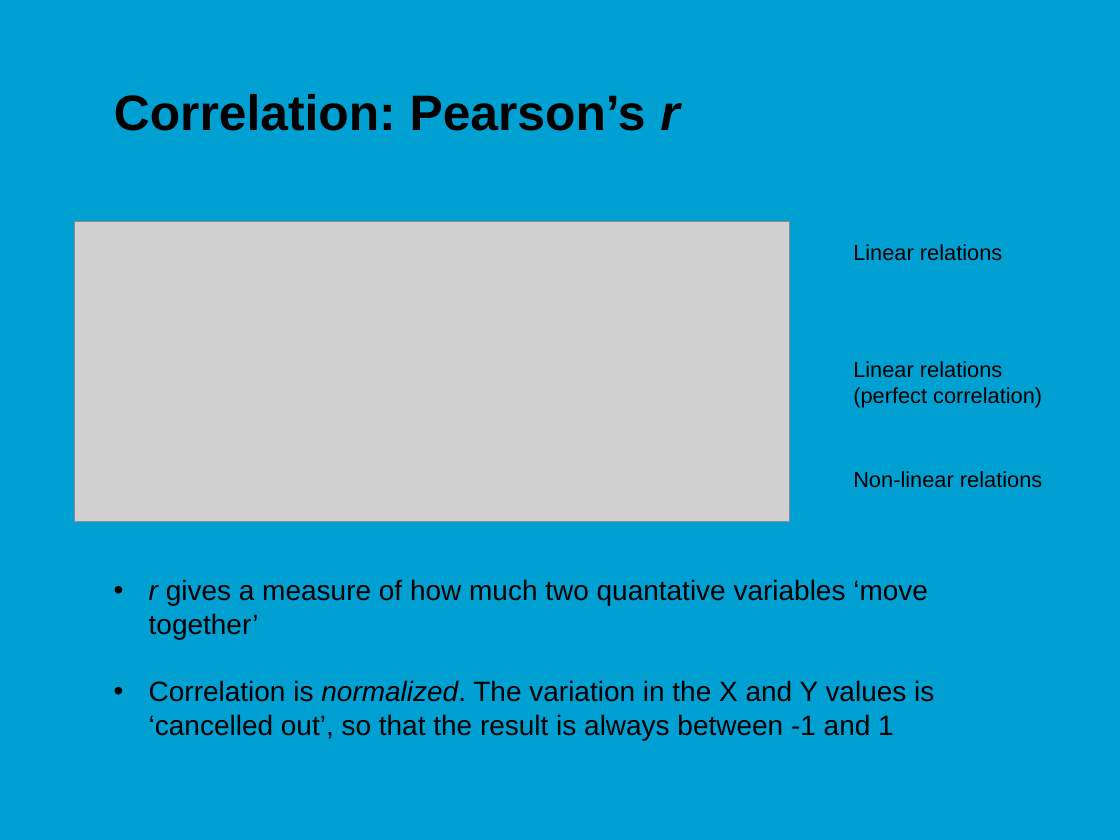
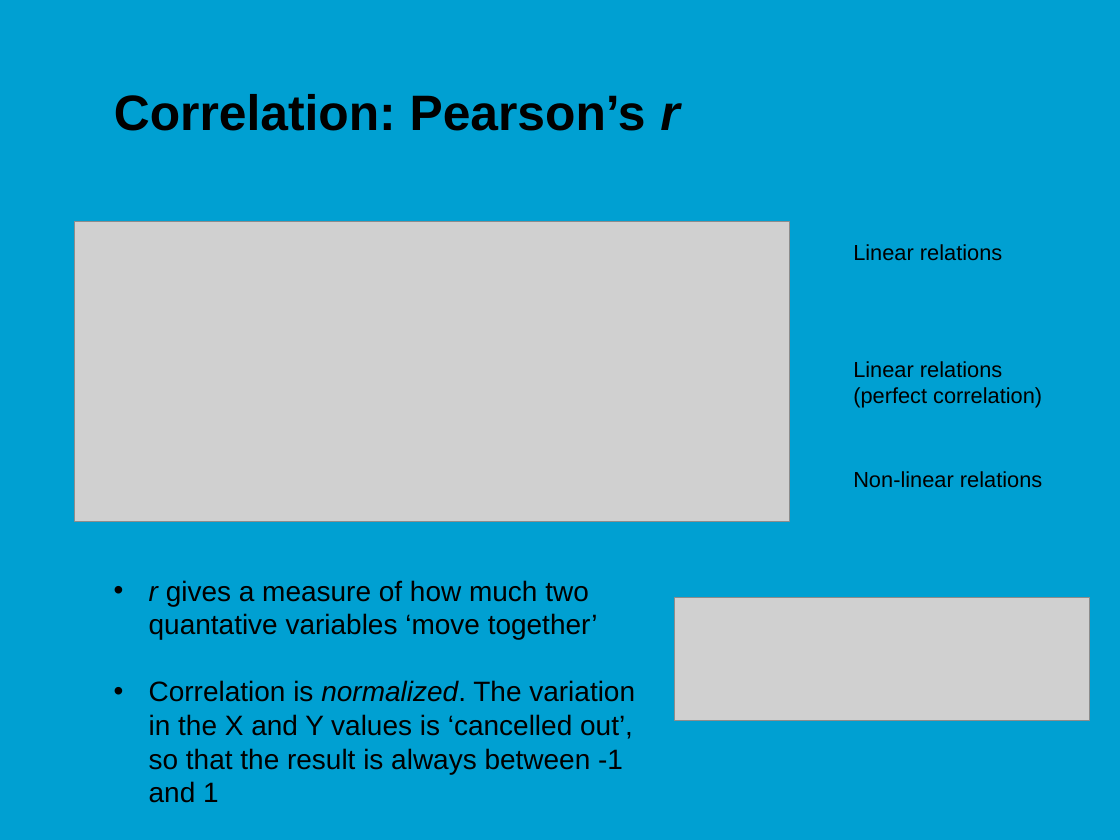
Before and after one commit to jonasmoons/data-driven-learning, a slide deck: slide 22 of slides/ddl-w4l2.pptx (slide 15 before the commit). Drawn at 1120x840 pixels with LibreOffice and Linux fonts; fonts in the diff are those of the drawing; grey boxes stand for pictures; background and template pictures are left out. Boxes give left, top, right and bottom in pixels: in the first picture for what was removed or moved away, otherwise in the second. Text is boxed around its words. In the diff, an @@ line names an element or a change of style, - is before the commit and + after.

```diff
--- a/slides/ddl-w4l2.pptx
+++ b/slides/ddl-w4l2.pptx
@@ text "r gives a measure of ..." rewrapped from <box>149,579,934,740</box> to <box>149,580,635,803</box> @@
@@ picture added at <box>674,598,1090,721</box> @@
```
Also in this commit, not shown: 13 other slides changed, 10 slides added, 4 slides removed, 3 other files.
